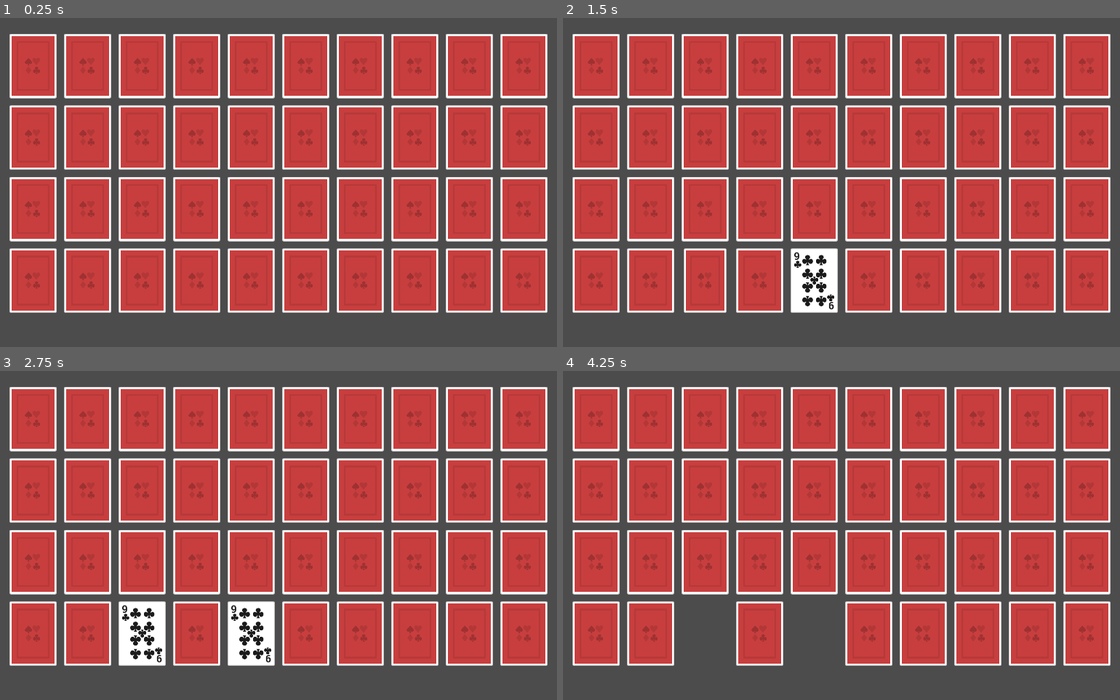
Above: before the commit, frames 1-4 (two rows, left to right).
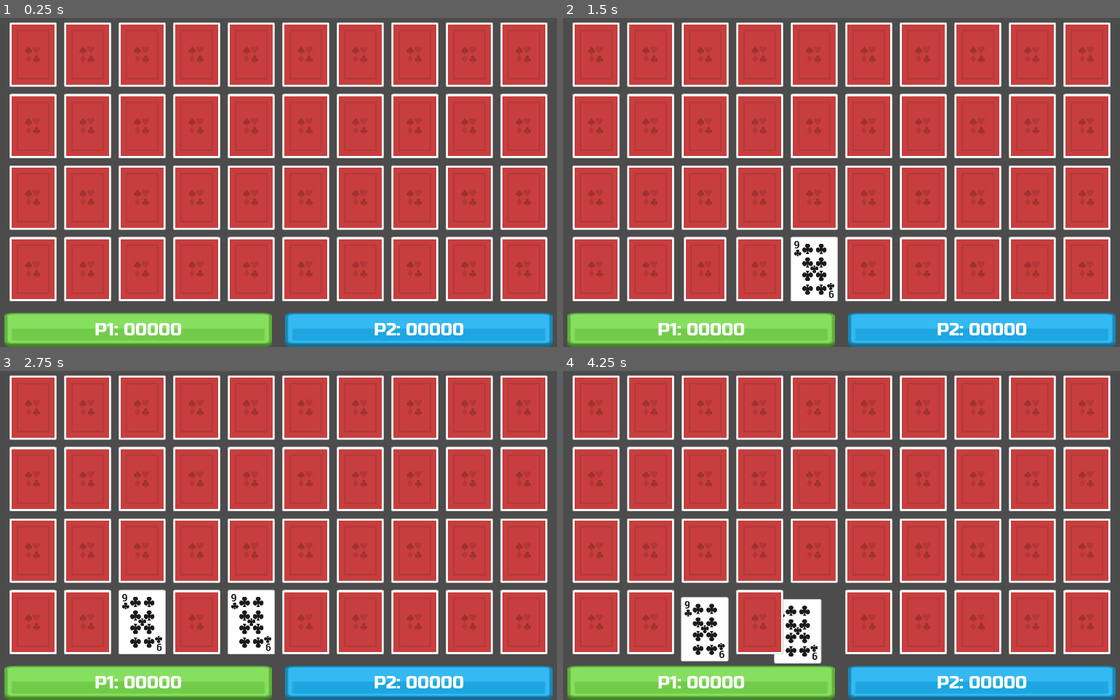
Above: after the commit, the same moments.

Repository: gioele-santi/CardGame
Game: Godot game, scene res://main/Main.tscn
The game is run twice, just before and just after one commit, with the same random seed, the same clock (stepped at 60 frames per second) and the same inputs. The project has no main scene, so this scene is started directly.
Inputs (mouse positions are in pixels of both pictures, inside the frame that each line leads up to):
- Up to frame 1 (0.25 s): no input
- Up to frame 2 (1.5 s): tap Enter at 0.5 s; move the mouse to (813, 281) at 0.52 s; click (813, 281) at 0.67 s; move the mouse to (707, 281) at 1.27 s; click (707, 281) at 1.42 s
- Up to frame 3 (2.75 s): move the mouse to (306, 634) at 2.02 s; click (306, 634) at 2.17 s
- Up to frame 4 (4.25 s): tap Space at 2.75 s; move the mouse to (975, 634) at 2.77 s; click (975, 634) at 2.92 s; tap Enter at 3.5 s; move the mouse to (757, 489) at 3.52 s; click (757, 489) at 3.67 s

The runs differ from the first frame. In frame 1, 36% of the frame differs, in the area x 0-100%, y 1-100%; in frame 2, 36%; in frame 3, 36%; in frame 4, 38%.

Commit message:
Added GUI and player logic
Need to fix player selection and add settings and start screen. Update sounds.

Diff:
--- a/main/Main.gd
+++ b/main/Main.gd
@@ -5,23 +5,32 @@
 #I want to add a style to associate other meanings to card, so provide a fixed couple
 
 #cards disposition
-var scale = 0.6
-var offset = Vector2(160*scale, 210*scale) #help with position, then calculate dinamically
-var screen_size
+var scale = 0.6 #scale for the cards
+var top_left = Vector2(80, 85) #first position offset
+var offset = Vector2(160*scale, 210*scale) #space from center to center of cards
 var rows = 4
-var cols = 10
+var cols = 10 #keep space for interface
 var cards = rows * cols
 
 #game 'state' check
+var current_player = 0
+export (int) var player_count = 2
+var combo_count = 1
+var player_score = []
 var first_card: Card
 var second_card: Card
 
 func _ready():
 	randomize() #set random seed for this session
-	screen_size = get_viewport().get_visible_rect().size
 	start_new_game()
 
+func _process(delta):
+	if $Cards.get_children().size() == 0:
+		print("Game over")
+		#go back to main screen, check points, save record....
+
 func start_new_game():
+	# card shuffle
 	var available_pos = range(cards)
 	var usedCards = []
 	#must also divide positions in rows according to total number
@@ -39,6 +48,12 @@
 			place_card(ctype, pos)
 			available_pos.remove(idx)
 
+	#set up player(s)
+	$HUD.set_player_number(player_count)
+	$HUD.select_player(current_player)
+	for i in range(player_count):
+		player_score.append(0)
+
 func place_card(type: Vector2, pos: int):
 	var c = Card.instance()
 	c.start(type, false)
@@ -48,7 +63,7 @@
 	var row = int(pos / cols)
 	var col = pos % cols
 	c.scale = Vector2(scale, scale)
-	c.position = Vector2(offset.x*col+80, offset.y*row+105)
+	c.position = Vector2(offset.x*col+top_left.x, offset.y*row+top_left.y)
 
 func turned_up_card(card: Card):
 	if first_card != null:
@@ -64,27 +79,34 @@
 		first_card = card
 
 func turned_down_card(card: Card):
+	reset()
+
+func reset():
 	first_card = null
 	second_card = null
-
-# Called every frame. 'delta' is the elapsed time since the previous frame.
-#func _process(delta):
-#	pass
-
+	for c in $Cards.get_children():
+		c.can_flip = true
 
 func _on_FlipTimer_timeout():
 	first_card.flip()
 	second_card.flip()
-	first_card = null
-	second_card = null
-	for c in $Cards.get_children():
-			c.can_flip = true
+	combo_count = 1 #reset value
+	current_player = (current_player +1) % player_count
+	$HUD.select_player(current_player)
+	reset()
 
 func _on_MatchTimer_timeout():
 	#TODO: add score mgmt
+	$Move1.interpolate_property(first_card, 'position', first_card.position, $HUD.player_position(current_player), 0.8, Tween.TRANS_QUAD, Tween.EASE_IN_OUT)
+	$Move2.interpolate_property(second_card, 'position', second_card.position, $HUD.player_position(current_player), 0.9, Tween.TRANS_QUAD, Tween.EASE_IN_OUT)
+	$Move1.start()
+	$Move2.start()
+	#move this part to tween complete (problem, they are two)
+	yield($Move1, "tween_completed")
+	yield($Move2, "tween_completed")
 	first_card.queue_free()
 	second_card.queue_free()
-	first_card = null
-	second_card = null
-	for c in $Cards.get_children():
-			c.can_flip = true
+	player_score[current_player] += 5 * combo_count
+	combo_count += 1 #add combo mgmt
+	$HUD.update_score(current_player, player_score[current_player])
+	reset()
--- a/main/Main.tscn
+++ b/main/Main.tscn
@@ -1,7 +1,8 @@
-[gd_scene load_steps=3 format=2]
+[gd_scene load_steps=4 format=2]
 
 [ext_resource path="res://main/Main.gd" type="Script" id=1]
 [ext_resource path="res://card/Card.tscn" type="PackedScene" id=2]
+[ext_resource path="res://ui/HUD.tscn" type="PackedScene" id=3]
 
 [node name="Main" type="Node"]
 script = ExtResource( 1 )
@@ -16,5 +17,11 @@
 [node name="MatchTimer" type="Timer" parent="."]
 wait_time = 2.0
 one_shot = true
+
+[node name="HUD" parent="." instance=ExtResource( 3 )]
+
+[node name="Move1" type="Tween" parent="."]
+
+[node name="Move2" type="Tween" parent="."]
 [connection signal="timeout" from="FlipTimer" to="." method="_on_FlipTimer_timeout"]
 [connection signal="timeout" from="MatchTimer" to="." method="_on_MatchTimer_timeout"]
--- /dev/null
+++ b/ui/HUD.gd
@@ -0,0 +1,37 @@
+extends CanvasLayer
+
+var playerLbl = []
+
+func _ready():
+	playerLbl = [$HBoxContainer/P1/Label, $HBoxContainer/P2/Label, $HBoxContainer/P3/Label, $HBoxContainer/P4/Label]
+	reset()
+	pass
+
+func reset():
+	for i in range(4):
+		var container: MarginContainer = $HBoxContainer.get_child(i)
+		container.visible = false
+
+
+# Called every frame. 'delta' is the elapsed time since the previous frame.
+#func _process(delta):
+#	pass
+
+func player_position(player: int) -> Vector2:
+	var container: MarginContainer = $HBoxContainer.get_child(player)
+	return container.rect_global_position + container.rect_size/2
+	#return Vector2()
+
+
+func select_player(player_number: int):
+	#it does not stay fixed
+	for i in range(4):
+		$HBoxContainer.get_child(i).margin_top = -15 if i == player_number else 0
+
+func update_score(player: int, score: int):
+	playerLbl[player].text = "P%d: %05d" % [player+1, score]
+
+func set_player_number(count: int):
+	var player_count = int(clamp(count, 1, 4))
+	for i in range(player_count):
+		$HBoxContainer.get_child(i).visible = true
--- /dev/null
+++ b/ui/HUD.tscn
@@ -0,0 +1,121 @@
+[gd_scene load_steps=8 format=2]
+
+[ext_resource path="res://ui/HUD.gd" type="Script" id=1]
+[ext_resource path="res://assets/UI/green_button00.png" type="Texture" id=2]
+[ext_resource path="res://assets/Russo_One.ttf" type="DynamicFontData" id=3]
+[ext_resource path="res://assets/UI/blue_button00.png" type="Texture" id=4]
+[ext_resource path="res://assets/UI/red_button00.png" type="Texture" id=5]
+[ext_resource path="res://assets/UI/yellow_button00.png" type="Texture" id=6]
+
+[sub_resource type="DynamicFont" id=1]
+size = 31
+font_data = ExtResource( 3 )
+
+[node name="HUD" type="CanvasLayer"]
+script = ExtResource( 1 )
+
+[node name="HBoxContainer" type="HBoxContainer" parent="."]
+anchor_top = 1.0
+anchor_right = 1.0
+anchor_bottom = 1.0
+margin_left = 20.0
+margin_top = -60.0
+margin_right = -20.0
+
+[node name="P1" type="MarginContainer" parent="HBoxContainer"]
+margin_right = 243.0
+margin_bottom = 60.0
+size_flags_horizontal = 3
+custom_constants/margin_right = 10
+custom_constants/margin_left = 10
+
+[node name="TextureRect" type="TextureRect" parent="HBoxContainer/P1"]
+margin_left = 10.0
+margin_right = 233.0
+margin_bottom = 60.0
+texture = ExtResource( 2 )
+expand = true
+
+[node name="Label" type="Label" parent="HBoxContainer/P1"]
+margin_left = 10.0
+margin_top = 11.0
+margin_right = 233.0
+margin_bottom = 48.0
+custom_fonts/font = SubResource( 1 )
+text = "P1: 00000"
+align = 1
+
+[node name="P2" type="MarginContainer" parent="HBoxContainer"]
+editor/display_folded = true
+margin_left = 247.0
+margin_right = 490.0
+margin_bottom = 60.0
+size_flags_horizontal = 3
+custom_constants/margin_right = 10
+custom_constants/margin_left = 10
+
+[node name="TextureRect" type="TextureRect" parent="HBoxContainer/P2"]
+margin_left = 10.0
+margin_right = 233.0
+margin_bottom = 60.0
+texture = ExtResource( 4 )
+expand = true
+
+[node name="Label" type="Label" parent="HBoxContainer/P2"]
+margin_left = 10.0
+margin_top = 11.0
+margin_right = 233.0
+margin_bottom = 48.0
+custom_fonts/font = SubResource( 1 )
+text = "P2: 00000"
+align = 1
+
+[node name="P3" type="MarginContainer" parent="HBoxContainer"]
+editor/display_folded = true
+margin_left = 494.0
+margin_right = 737.0
+margin_bottom = 60.0
+size_flags_horizontal = 3
+custom_constants/margin_right = 10
+custom_constants/margin_left = 10
+
+[node name="TextureRect" type="TextureRect" parent="HBoxContainer/P3"]
+margin_left = 10.0
+margin_right = 233.0
+margin_bottom = 60.0
+texture = ExtResource( 5 )
+expand = true
+
+[node name="Label" type="Label" parent="HBoxContainer/P3"]
+margin_left = 10.0
+margin_top = 11.0
+margin_right = 233.0
+margin_bottom = 48.0
+custom_fonts/font = SubResource( 1 )
+text = "P3: 00000"
+align = 1
+
+[node name="P4" type="MarginContainer" parent="HBoxContainer"]
+editor/display_folded = true
+margin_left = 741.0
+margin_right = 984.0
+margin_bottom = 60.0
+size_flags_horizontal = 3
+custom_constants/margin_right = 10
+custom_constants/margin_left = 10
+
+[node name="TextureRect" type="TextureRect" parent="HBoxContainer/P4"]
+margin_left = 10.0
+margin_right = 233.0
+margin_bottom = 60.0
+texture = ExtResource( 6 )
+expand = true
+
+[node name="Label" type="Label" parent="HBoxContainer/P4"]
+margin_left = 10.0
+margin_top = 11.0
+margin_right = 233.0
+margin_bottom = 48.0
+custom_fonts/font = SubResource( 1 )
+text = "P4: 00000"
+align = 1
Binary file added: assets/Russo_One.ttf
Binary file added: assets/UI/blue_boxCheckmark.png
Not shown, added: assets/UI/blue_boxCheckmark.png.import
Binary file added: assets/UI/blue_boxCross.png
Not shown, added: assets/UI/blue_boxCross.png.import
Binary file added: assets/UI/blue_boxTick.png
Not shown, added: assets/UI/blue_boxTick.png.import
Binary file added: assets/UI/blue_button00.png
Not shown, added: assets/UI/blue_button00.png.import
Binary file added: assets/UI/blue_button01.png
Not shown, added: assets/UI/blue_button01.png.import
Binary file added: assets/UI/blue_button02.png
(and 279 more such lines)
